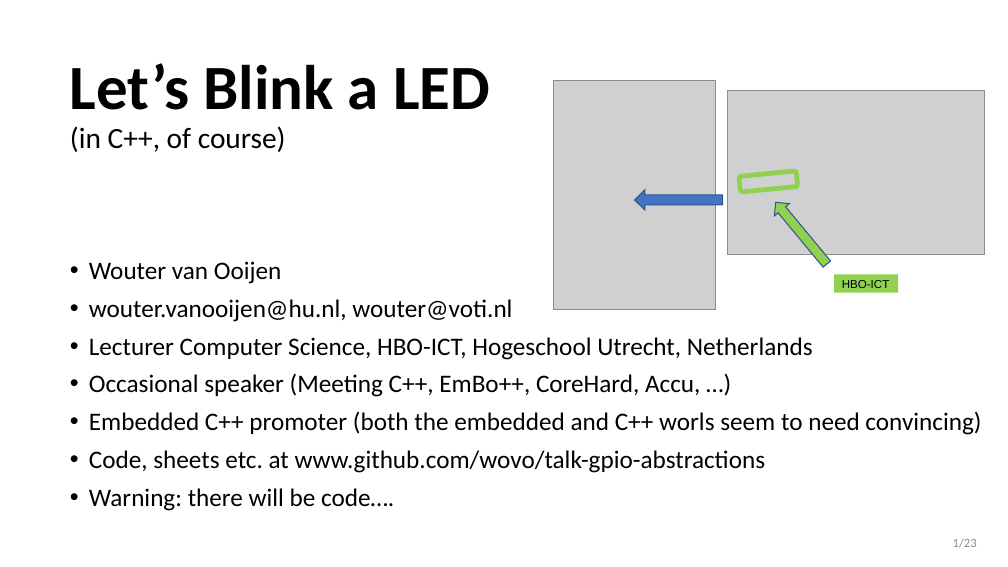
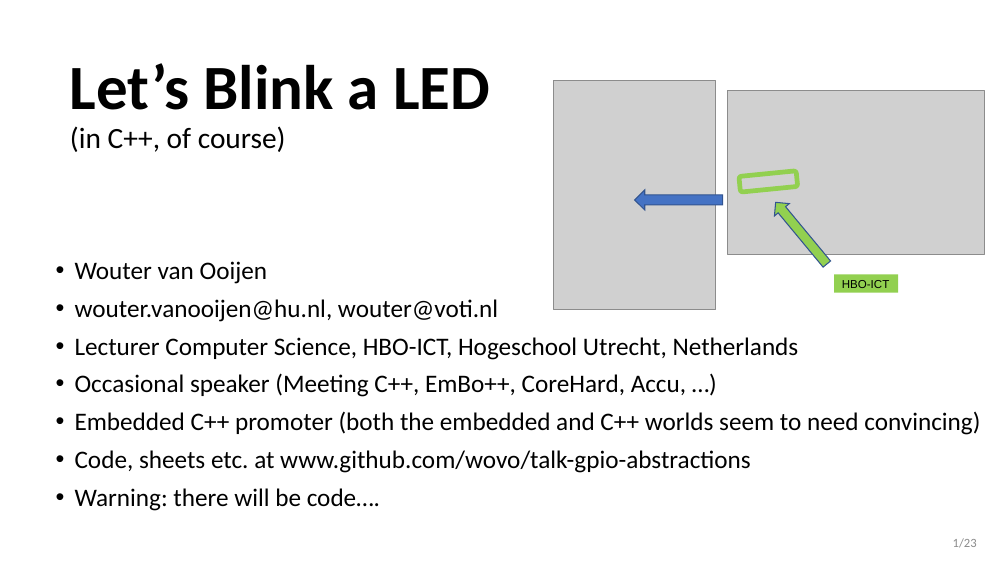
Before and after one commit to wovo/talk-gpio-abstractions, a slide deck: slide 1 of powerpoint/gpio-abstractions.pptx. Drawn at 1008x567 pixels with LibreOffice and Linux fonts; fonts in the diff are those of the drawing; grey boxes stand for pictures. Boxes give left, top, right and bottom in pixels: in the first picture for what was removed or moved away, otherwise in the second. Text is boxed around its words. In the diff, an @@ line names an element or a change of style, - is before the commit and + after.

```diff
--- a/powerpoint/gpio-abstractions.pptx
+++ b/powerpoint/gpio-abstractions.pptx
@@ text "Wouter van Ooijen": place and size @@
-text "Wouter van Ooijen" at (89,261,981,511)
+text "Wouter van Ooijen" at (75,261,980,511)
@@ text at (75,411,980,435): text changed @@
-• Embedded C++ promoter (both the embedded and C++ worls seem to need convincing)
+• Embedded C++ promoter (both the embedded and C++ worlds seem to need convincing)
```
Also in this commit, not shown: 9 other slides changed, 4 other files.
